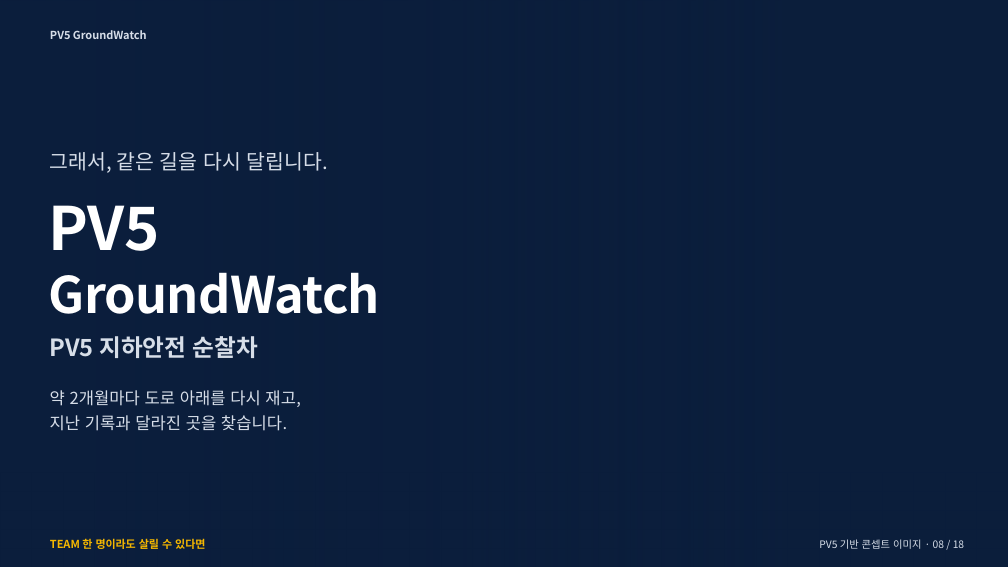
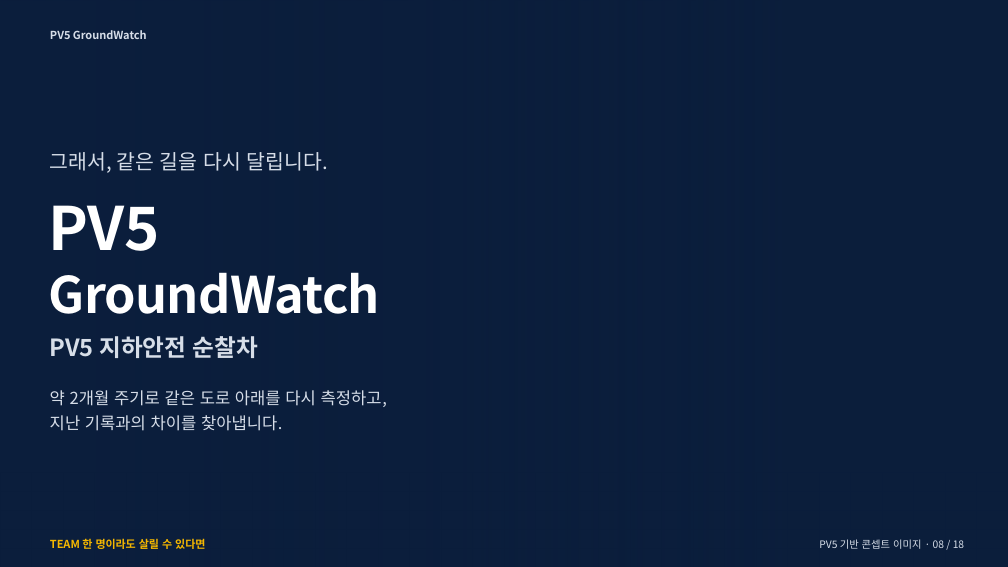
Before and after one commit to woojin-choe/pv5-hose-lab, a slide deck: slide 8 of ppt_all/PV5_GroundWatch_10_26.pptx. Drawn at 1008x567 pixels with LibreOffice and Linux fonts; fonts in the diff are those of the drawing; background and template pictures are left out. Boxes give left, top, right and bottom in pixels: in the first picture for what was removed or moved away, otherwise in the second. Text is boxed around its words. In the diff, an @@ line names an element or a change of style, - is before the commit and + after.

```diff
--- a/ppt_all/PV5_GroundWatch_10_26.pptx
+++ b/ppt_all/PV5_GroundWatch_10_26.pptx
@@ text at [50,415,282,431]: text changed @@
-지난 기록과 달라진 곳을 찾습니다.
+지난 기록과의 차이를 찾아냅니다.
@@ text at [50,390,387,407]: text changed @@
-약 2개월마다 도로 아래를 다시 재고,
+약 2개월 주기로 같은 도로 아래를 다시 측정하고,
```
Also in this commit, not shown: 15 other slides changed, 21 other files.
